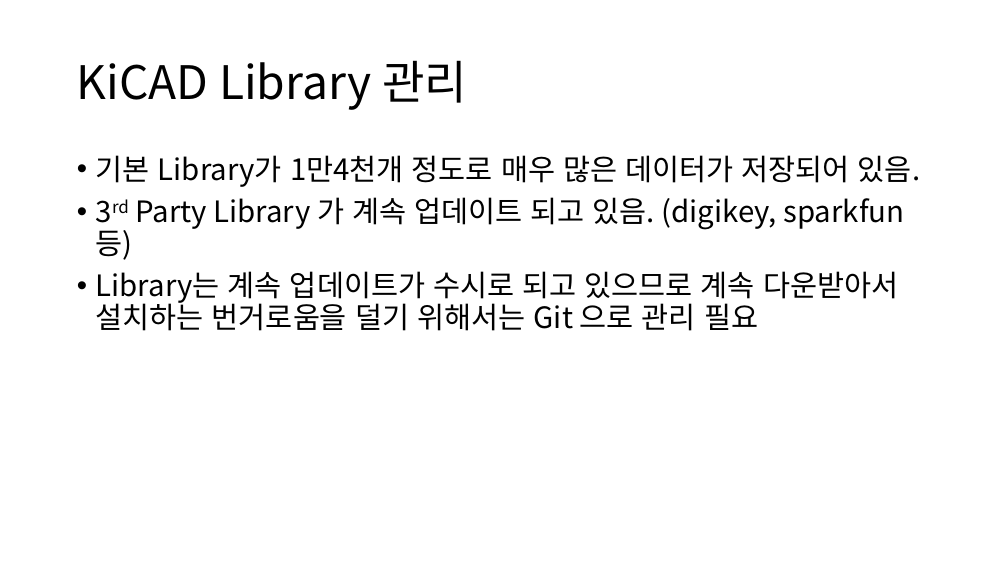
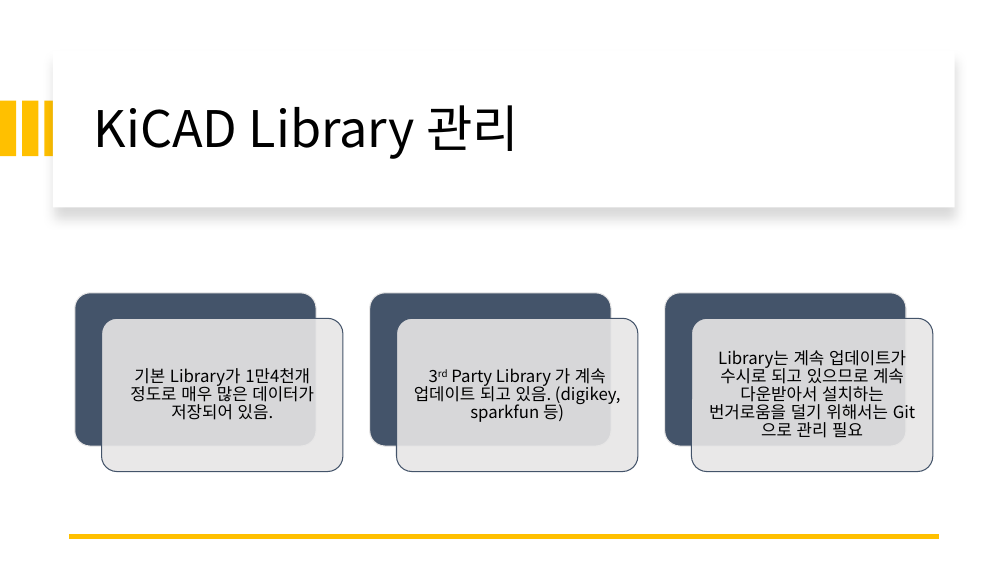
Before and after one commit to yazanamu/ctb-kicad-libraries, a slide deck: slide 6 of KiCAD사용법.pptx. Drawn at 1008x567 pixels with LibreOffice and Linux fonts; fonts in the diff are those of the drawing. Boxes give left, top, right and bottom in pixels: in the first picture for what was removed or moved away, otherwise in the second. Text is boxed around its words. In the diff, an @@ line names an element or a change of style, - is before the commit and + after.

Commit message:
Updated.

```diff
--- a/KiCAD사용법.pptx
+++ b/KiCAD사용법.pptx
@@ rectangle added at (53,51,955,207), fill #FFFFFF @@
@@ title "KiCAD Library 관리": place and size @@
-title "KiCAD Library 관리" at (77,60,467,110)
+title "KiCAD Library 관리" at (94,105,520,159)
@@ title "KiCAD Library 관리" at (94,105,520,159): size 44 to 48 pt @@
@@ rectangle added at (0,101,16,157), fill #FFC000 @@
@@ rectangle added at (22,101,38,157), fill #FFC000 @@
@@ rectangle added at (45,101,60,157), fill #FFC000 @@
@@ text removed at (96,155,920,331) @@
-• 기본 Library가 1만4천개 정도로 매우 많은 데이터가 저장되어 있음.
-• 3rd Party Library 가 계속 업데이트 되고 있음. (digikey, sparkfun 등)
-• Library는 계속 업데이트가 수시로 되고 있으므로 계속 다운받아서 설치하는 번거로움을 덜기 위해서는 Git 으로 관리 필요
@@ group added at (75,293,933,472): 6 rounded rectangles, 3 texts @@
+기본 Library가 1만4천개 정도로 매우 많은 데이터가 저장되어 있음.
+3rd Party Library 가 계속 업데이트 되고 있음. (digikey, sparkfun 등)
+Library는 계속 업데이트가 수시로 되고 있으므로 계속 다운받아서 설치하는 번거로움을 덜기 위해서는 Git 으로 관리 필요
@@ line added from (939, 536) to (70, 536), #FFC000 4.5 pt @@
```
Also in this commit, not shown: 5 other slides changed, 2 slides added.
